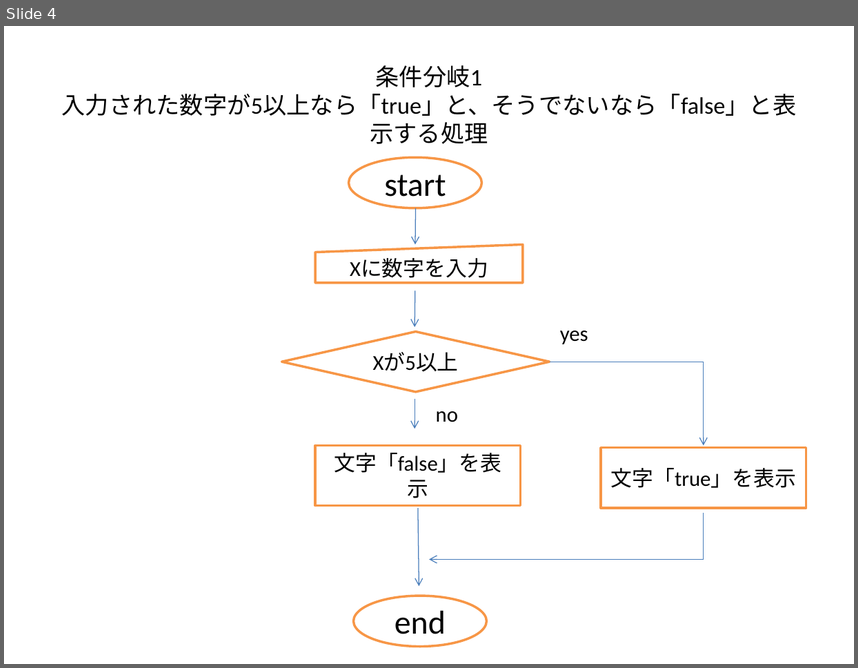
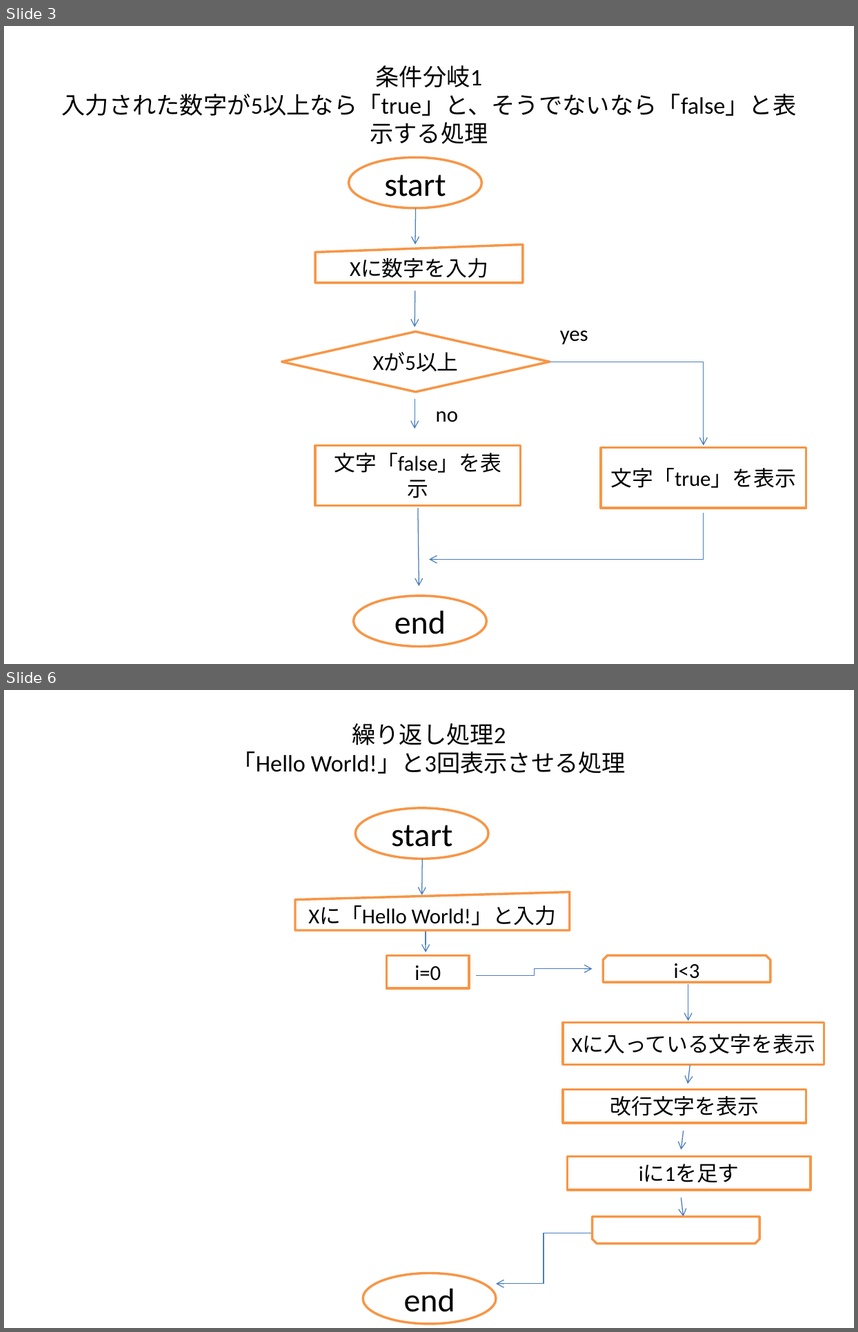
Before and after one commit to kg1camp/camp, a slide deck: CampChallenge_PHP/000.座学/kadai.pptx. Shown one above the other, each under a label of ours: slide 4 before the commit, slides 3 and 6 after it; the slides between them are not shown. The pictures are 858x668 and 858x1332 pixels, drawn with LibreOffice and Linux fonts; fonts in the diff are those of the drawing. Boxes give left, top, right and bottom in pixels: in the first picture for what was removed or moved away, otherwise in the second. Text is boxed around its words. In the diff, an @@ line names an element or a change of style, - is before the commit and + after.

```diff
--- a/CampChallenge_PHP/000.座学/kadai.pptx
+++ b/CampChallenge_PHP/000.座学/kadai.pptx
@@ slide 6 added at (4,690,854,1328), background #FFFFFF @@
@@ title added at (232,723,626,773), 20 pt, text #000000 @@
+繰り返し処理2
+「Hello World!」と3回表示させる処理
@@ ellipse added at (355,808,488,859), fill #FFFFFF, outline #F79646 2 pt, 28 pt, text #000000 @@
+start
@@ arrow added from (422, 858) to (422, 895), #4B7EBC 0.75 pt @@
@@ flow chart manual input added at (296,891,570,929), fill #FFFFFF, outline #F79646 2 pt, 18 pt, text #000000 @@
+Xに「Hello World!」と入力
@@ arrow added from (426, 931) to (426, 952), #4B7EBC 0.75 pt @@
@@ rectangle added at (386,955,469,988), fill #FFFFFF, outline #F79646 2 pt, 18 pt, text #000000 @@
+i=0
@@ snip same rect added at (604,955,771,982), fill #FFFFFF, outline #F79646 2 pt, 18 pt, text #000000 @@
+i<3
@@ elbow arrow added from (476, 976) to (593, 969), #4B7EBC 0.75 pt @@
@@ arrow added from (688, 984) to (688, 1021), #4B7EBC 0.75 pt @@
@@ rectangle added at (562,1023,824,1064), fill #FFFFFF, outline #F79646 2 pt, 18 pt, text #000000 @@
+Xに入っている文字を表示
@@ arrow added from (690, 1065) to (688, 1083), #4B7EBC 0.75 pt @@
@@ rectangle added at (562,1089,806,1122), fill #FFFFFF, outline #F79646 2 pt, 18 pt, text #000000 @@
+改行文字を表示
@@ arrow added from (683, 1130) to (682, 1149), #4B7EBC 0.75 pt @@
@@ rectangle added at (568,1156,811,1189), fill #FFFFFF, outline #F79646 2 pt, 18 pt, text #000000 @@
+iに1を足す
@@ arrow added from (682, 1198) to (683, 1216), #4B7EBC 0.75 pt @@
@@ snip same rect added at (593,1216,760,1243), fill #FFFFFF, outline #F79646 2 pt @@
@@ elbow arrow added from (591, 1232) to (496, 1283), #4B7EBC 0.75 pt @@
@@ ellipse added at (363,1272,496,1323), fill #FFFFFF, outline #F79646 2 pt, 28 pt, text #000000 @@
+end
@@ what was slide 4 is now slide 3 @@
```
Also in this commit, not shown: 7 other slides added, 1 slide removed, 1 other file.
